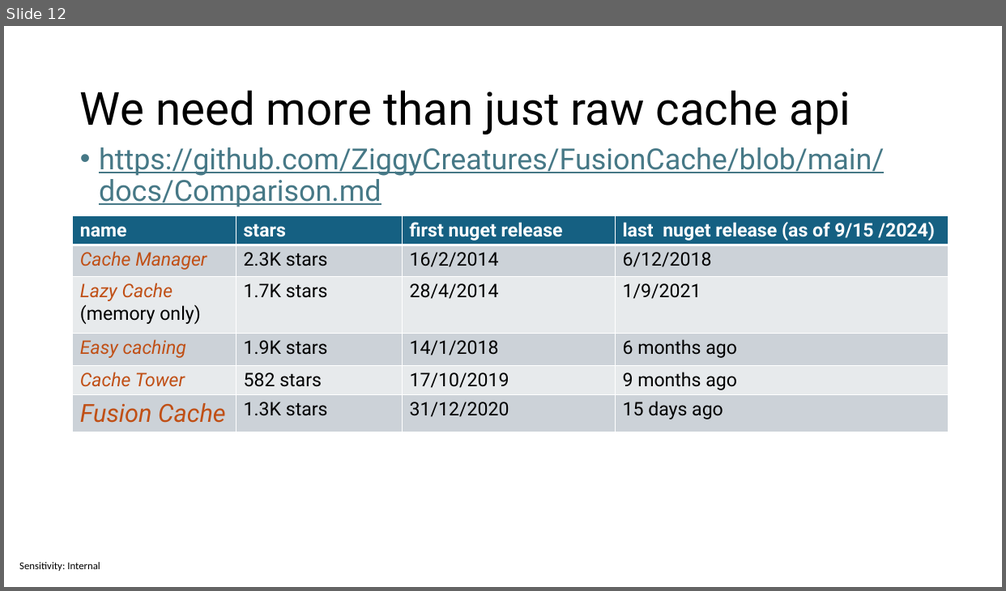
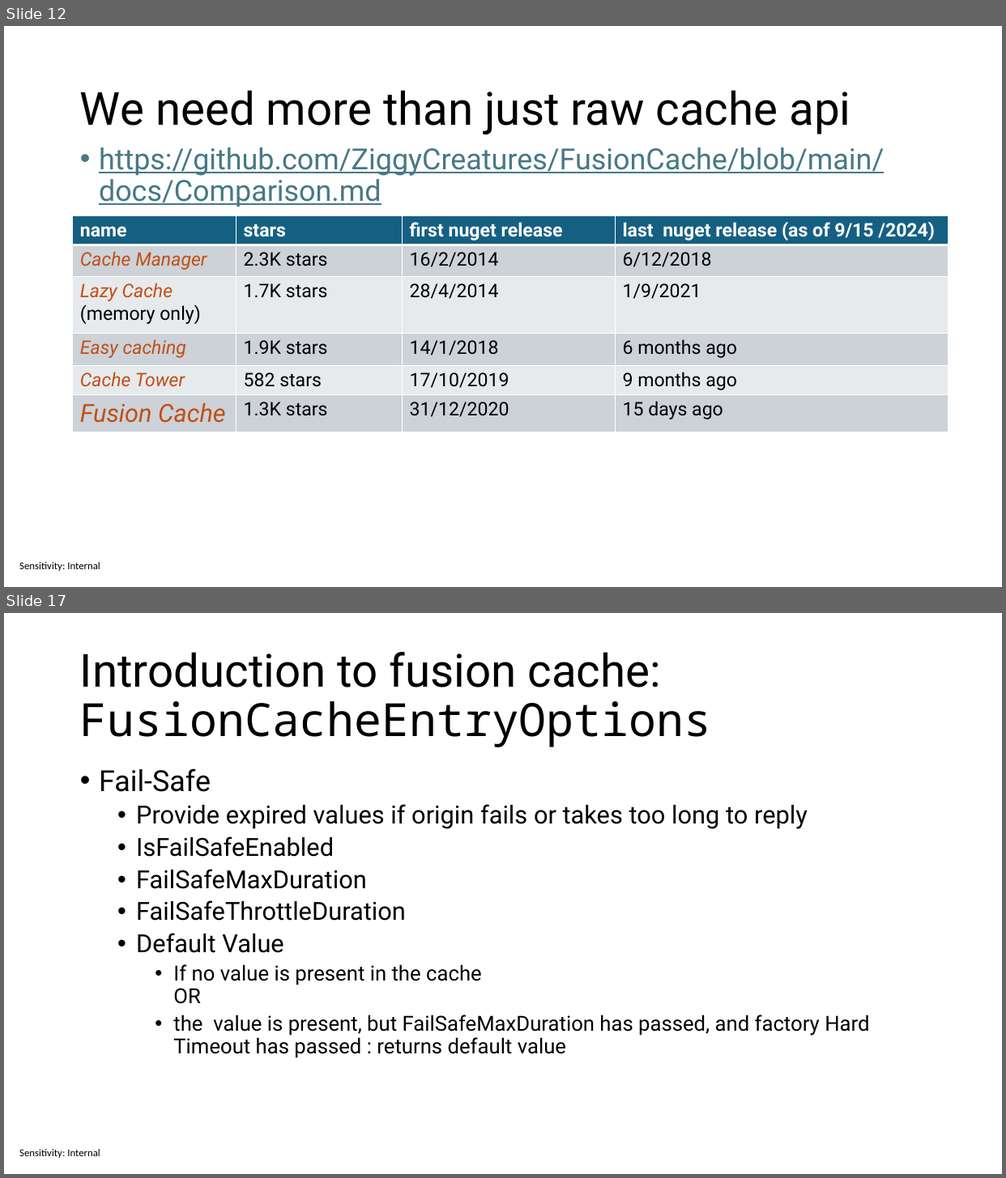
Before and after one commit to sabbadino/cache-like-a-pro-fusion-cache, a slide deck: cache-like-a-pro.pptx. Shown one above the other, each under a label of ours: slide 12 before the commit, slides 12 and 17 after it; the slides between them are not shown. The pictures are 1006x591 and 1006x1178 pixels, drawn with LibreOffice and Linux fonts; fonts in the diff are those of the drawing. Boxes give left, top, right and bottom in pixels: in the first picture for what was removed or moved away, otherwise in the second. Text is boxed around its words. In the diff, an @@ line names an element or a change of style, - is before the commit and + after.

```diff
--- a/cache-like-a-pro.pptx
+++ b/cache-like-a-pro.pptx
@@ slide 17 added at <box>4,613,1002,1174</box>, background #FFFFFF; not listed: 1 template element that a slide beside it also shows @@
@@ title added at <box>80,652,711,747</box>, 44 pt, text #000000 @@
+Introduction to fusion cache: FusionCacheEntryOptions
@@ text added at <box>99,769,869,1059</box>, 20 pt, text #000000 @@
+• Fail-Safe
+  • Provide expired values if origin fails or takes too long to reply
+  • IsFailSafeEnabled
+  • FailSafeMaxDuration
+  • FailSafeThrottleDuration
+  • Default Value
+    • If no value is present in the cache
+      OR
+    • the value is present, but FailSafeMaxDuration has passed, and factory Hard Timeout has passed : returns default value
```
Also in this commit, not shown: 3 slides changed, 6 other slides added, 1 slide removed, 4 other files.
